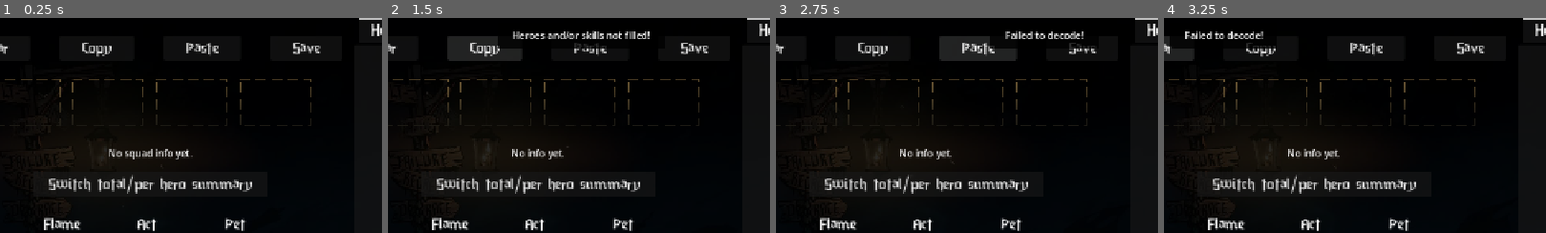
Above: before the commit, frames 1-4 (left to right).
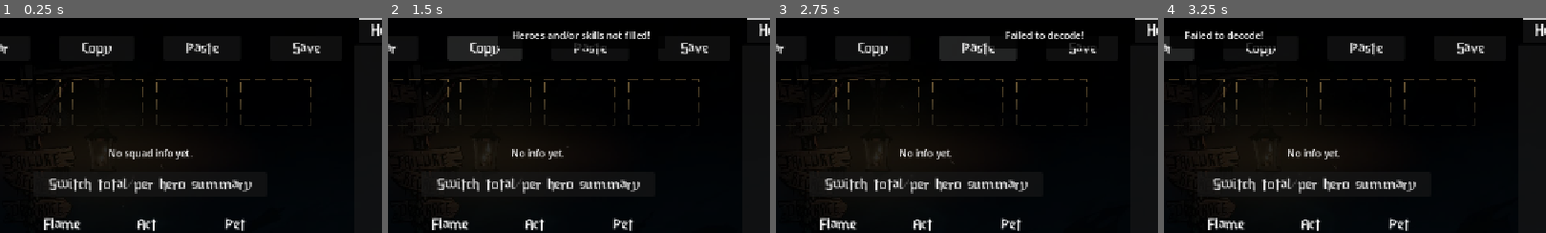
Above: after the commit, the same moments.

Repository: 0-Vanes-0/DD2-Squad-Builder
Game: Godot game, scene res://scenes/main_scene.tscn
Same seed, same stepped clock (60 frames per second), same inputs: the game is played once before the commit and once after it.
Inputs:
- Up to frame 1 (0.25 s): no input
- Up to frame 2 (1.5 s): click "Clear" at 0.5 s; click "Copy" at 1.25 s
- Up to frame 3 (2.75 s): click "Paste" at 2 s
- Up to frame 4 (3.25 s): click "Clear" at 2.75 s
The pictures show only the part of the screen within x 7-57%, y 0-50%; the shares and areas given below are measured in that part.

The runs differ from the first frame. In frame 1, 1.3% of the frame differs, in the area x 12-66%, y 72-82%; in frame 2, 1.3%; in frame 3, 1.3%; in frame 4, 1.3%.

Commit message:
Build 0.9.2: font slash fix

Diff:
--- a/project.godot
+++ b/project.godot
@@ -15,7 +15,7 @@
 [application]
 
 config/name="DD2 Squad Builder"
-config/version="0.9.1"
+config/version="0.9.2"
 run/main_scene="uid://c2ktq8osijub2"
 config/features=PackedStringArray("4.6", "GL Compatibility")
 run/max_fps=60
--- a/scenes/main_scene.tscn
+++ b/scenes/main_scene.tscn
@@ -105,7 +105,7 @@
 
 [node name="LeftScrollContainer" type="ScrollContainer" parent="HSplitContainer/LeftMarginContainer" unique_id=1457057732]
 layout_mode = 2
-scroll_vertical = 448
+scroll_vertical = 100
 horizontal_scroll_mode = 0
 
 [node name="LeftVBox" type="VBoxContainer" parent="HSplitContainer/LeftMarginContainer/LeftScrollContainer" unique_id=1298394004]
@@ -984,8 +984,8 @@
 anchor_bottom = 1.0
 offset_left = 4.0
 offset_top = 4.0
-offset_right = 356.0
-offset_bottom = 340.0
+offset_right = -4.0
+offset_bottom = 100.0
 grow_horizontal = 2
 grow_vertical = 2
 theme_override_constants/margin_left = 10
Binary file changed: assets/dd2_font.otf
Not shown, changed: build/web/index.pck
